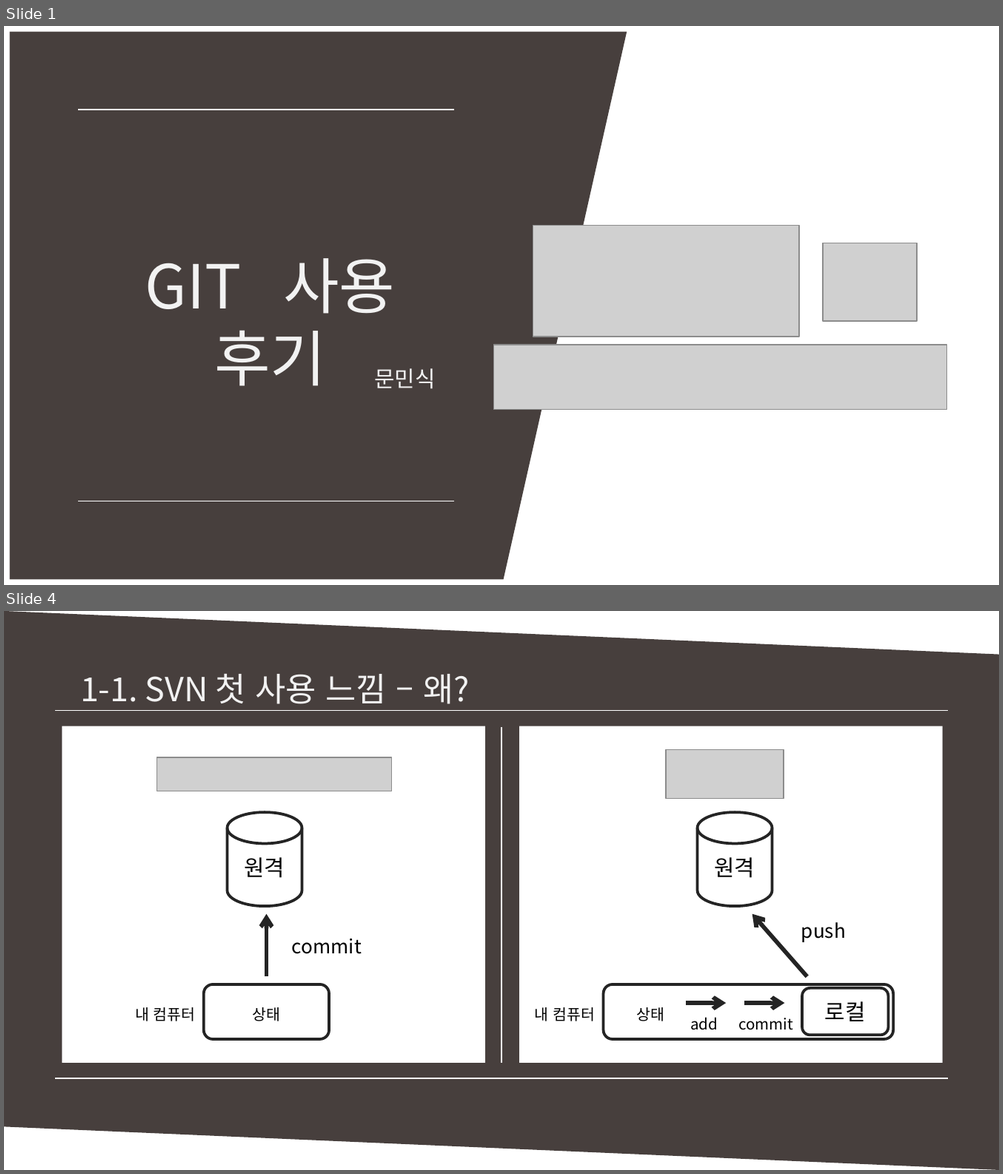
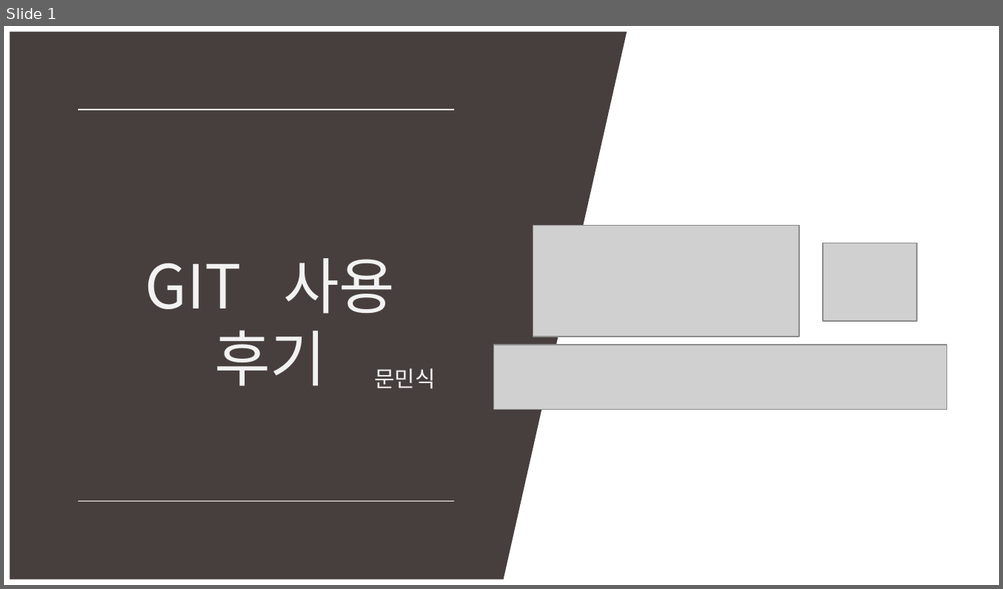
Before and after one commit to MinSikMoon/pptgit, a slide deck: git발표.pptx. Shown one above the other, each under a label of ours: slides 1 and 4 before the commit, slide 1 after it; the slides between them are not shown. The pictures are 1003x1174 and 1003x589 pixels, drawn with LibreOffice and Linux fonts; fonts in the diff are those of the drawing; grey boxes stand for pictures. Boxes give left, top, right and bottom in pixels: in the first picture for what was removed or moved away, otherwise in the second. Text is boxed around its words. In the diff, an @@ line names an element or a change of style, - is before the commit and + after.

```diff
--- a/git발표.pptx
+++ b/git발표.pptx
@@ slide 4 removed at (4, 611, 999, 1170), background #FFFFFF @@
@@ parallelogram removed at (4, 611, 999, 1170) @@
@@ text removed at (80, 674, 469, 704) @@
-1-1. SVN 첫 사용 느낌 – 왜?
@@ line removed from (55, 710) to (948, 710) @@
@@ rectangle removed at (62, 726, 484, 1064) @@
@@ line removed from (501, 727) to (501, 1062) @@
@@ rectangle removed at (519, 726, 942, 1064) @@
@@ picture removed at (157, 758, 392, 791) @@
@@ picture removed at (666, 750, 782, 799) @@
@@ cylinder removed at (227, 813, 301, 906) @@
-원격
@@ cylinder removed at (697, 813, 772, 906) @@
-원격
@@ arrow removed from (267, 977) to (267, 914) @@
@@ arrow removed from (807, 977) to (752, 914) @@
@@ text removed at (292, 938, 361, 954) @@
-commit
@@ text removed at (801, 923, 845, 943) @@
-push
@@ rounded rectangle removed at (204, 985, 329, 1039) @@
@@ rounded rectangle removed at (603, 985, 892, 1039) @@
@@ rounded rectangle removed at (802, 988, 888, 1035) @@
-로컬
@@ text removed at (135, 1008, 196, 1022) @@
-내 컴퓨터
@@ text removed at (253, 1008, 281, 1022) @@
-상태
@@ text removed at (535, 1008, 595, 1022) @@
-내 컴퓨터
@@ text removed at (636, 1008, 664, 1022) @@
-상태
@@ arrow removed from (686, 1003) to (726, 1003) @@
@@ arrow removed from (744, 1003) to (785, 1003) @@
@@ text removed at (690, 1017, 717, 1031) @@
-add
@@ text removed at (738, 1018, 793, 1031) @@
-commit
@@ line removed from (55, 1079) to (948, 1079) @@
```
Also in this commit, not shown: 1 slide changed, 1 slide added, 16 other slides removed.
